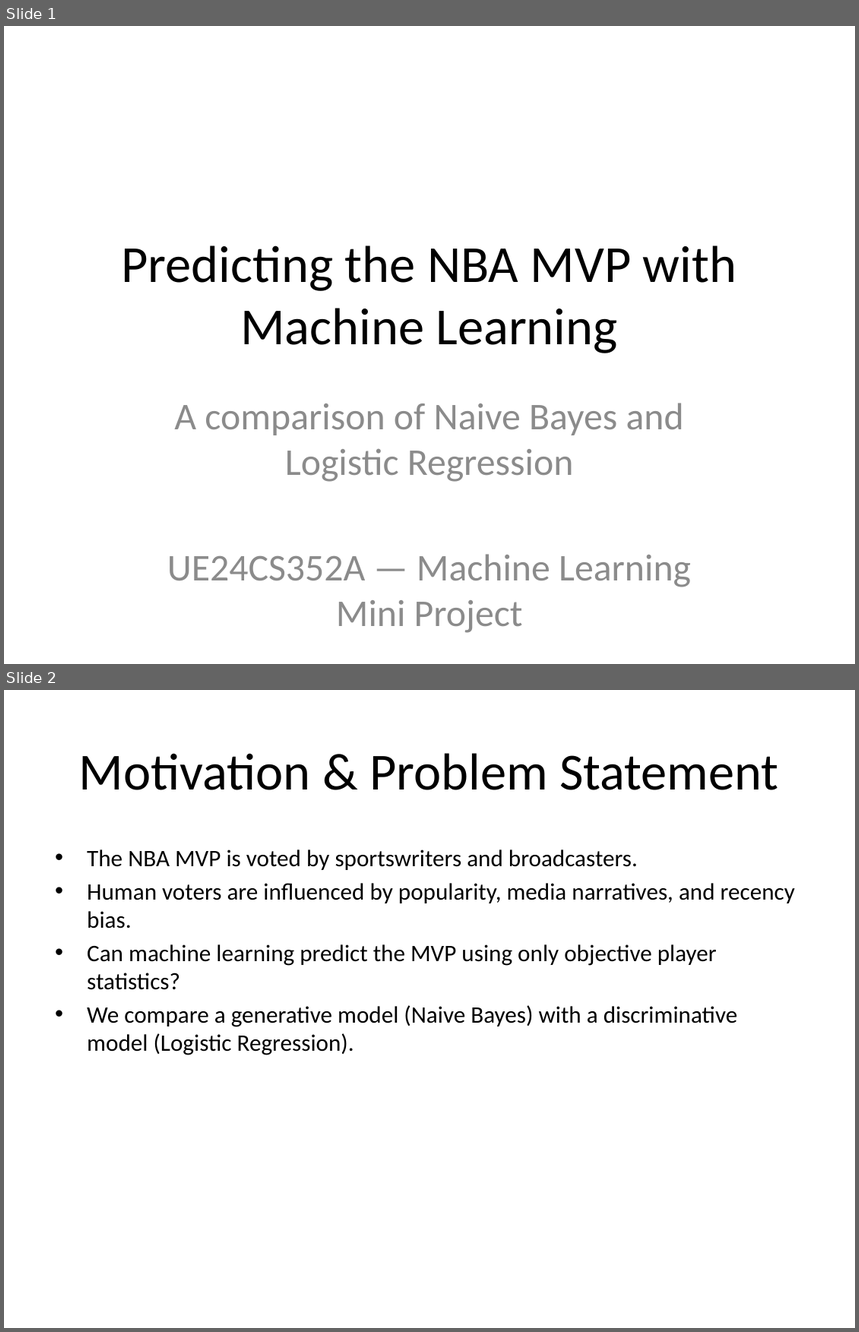
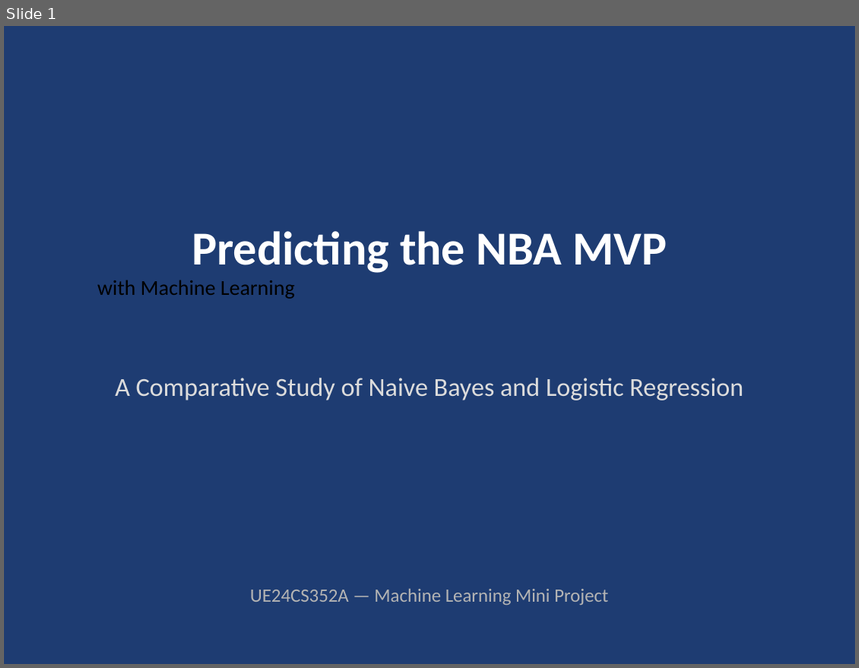
Before and after one commit to Nami-181/nba-mvp-ml, a slide deck: reports/presentation/NBA_MVP_Prediction.pptx. Shown one above the other, each under a label of ours: slides 1 and 2 before the commit, slide 1 after it. The pictures are 859x1332 and 859x668 pixels, drawn with LibreOffice and Linux fonts; fonts in the diff are those of the drawing. Boxes give left, top, right and bottom in pixels: in the first picture for what was removed or moved away, otherwise in the second. Text is boxed around its words. In the diff, an @@ line names an element or a change of style, - is before the commit and + after.

```diff
--- a/reports/presentation/NBA_MVP_Prediction.pptx
+++ b/reports/presentation/NBA_MVP_Prediction.pptx
@@ slide 2 removed at (4,690,855,1328), background #FFFFFF @@
@@ title removed at (79,753,779,790) @@
-Motivation & Problem Statement
@@ text removed at (87,850,795,1056) @@
-• The NBA MVP is voted by sportswriters and broadcasters.
-• Human voters are influenced by popularity, media narratives, and recency bias.
-• Can machine learning predict the MVP using only objective player statistics?
-• We compare a generative model (Naive Bayes) with a discriminative model (Logistic Regression).
@@ slide 1 changed as well @@
@@ background #FFFFFF to #1E3C72 @@
@@ text "Predicting the NBA MVP" at (97,231,667,299): vertical alignment middle to top @@
@@ text at (97,231,667,299): text changed; size 44 to 40 pt; text colour #000000 to #FFFFFF; bold on @@
-Predicting the NBA MVP with Machine Learning
+Predicting the NBA MVP
+with Machine Learning
@@ text at (115,378,743,401): text changed; size 32 to 22 pt; text colour #8C8C8C to #DCDCDC @@
-A comparison of Naive Bayes and Logistic Regression
-UE24CS352A — Machine Learning Mini Project
+A Comparative Study of Naive Bayes and Logistic Regression
@@ text added at (250,589,608,605), 16 pt, text #B4B4B4 @@
+UE24CS352A — Machine Learning Mini Project
```
Also in this commit, not shown: 6 other slides changed, 21 slides added, 5 other slides removed, 8 other files.
